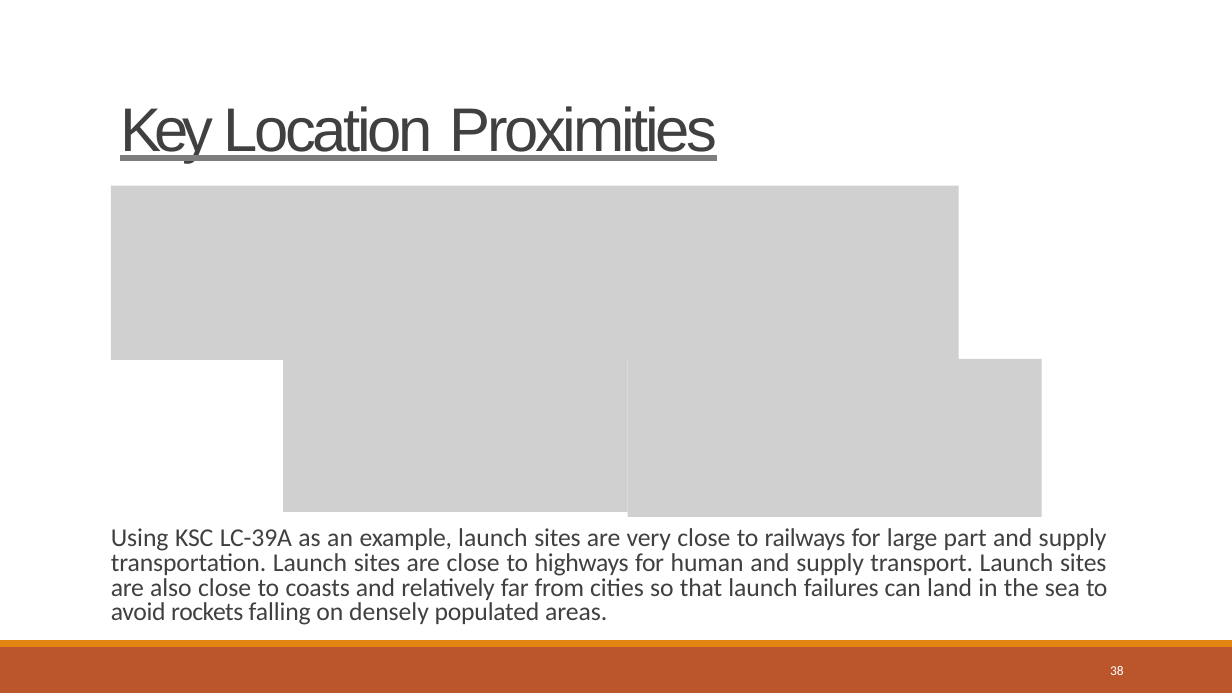
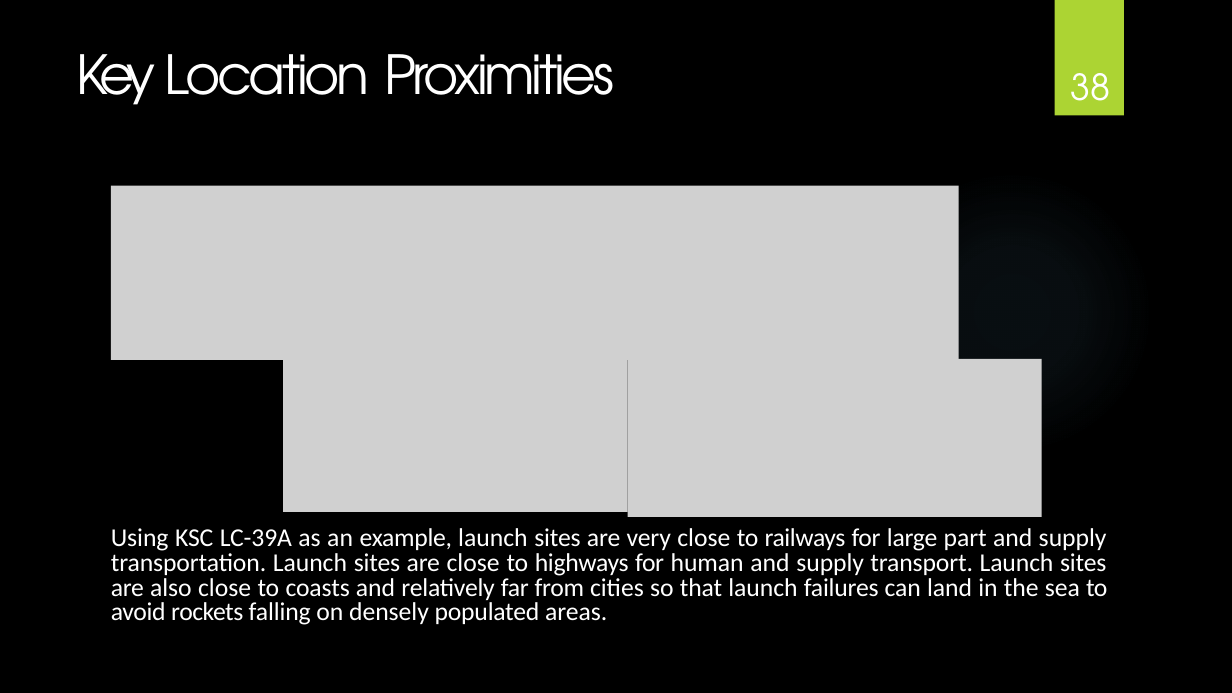
Before and after one commit to Ayyodeji/Applied_Data_Science_Capstone, a slide deck: slide 38 of Week 5 Present Your Data-Driven Insights/Data Science Journey.pptx. Drawn at 1232x693 pixels with LibreOffice and Linux fonts; fonts in the diff are those of the drawing; grey boxes stand for pictures; background and template pictures are left out. Boxes give left, top, right and bottom in pixels: in the first picture for what was removed or moved away, otherwise in the second. Text is boxed around its words. In the diff, an @@ line names an element or a change of style, - is before the commit and + after.

```diff
--- a/Week 5 Present Your Data-Driven Insights/Data Science Journey.pptx
+++ b/Week 5 Present Your Data-Driven Insights/Data Science Journey.pptx
@@ background #FFFFFF to picture (left out) @@
@@ title "Key Location Proximities" moved from (x1=120, y1=106, x2=718, y2=163) to (x1=77, y1=54, x2=614, y2=105) @@
@@ title "Key Location Proximities" at (x1=77, y1=54, x2=614, y2=105): size 48 to 42 pt, font Arial to TeX Gyre Adventor, text colour #404040 to #FFFFFF, underline off @@
@@ rectangle added at (x1=1055, y1=0, x2=1124, y2=116), fill #ACD433 @@
@@ page number moved from (x1=1110, y1=666, x2=1124, y2=675) to (x1=1070, y1=73, x2=1110, y2=117) @@
@@ page number at (x1=1070, y1=73, x2=1110, y2=117): size 10.5 to 28 pt, font Calibri to TeX Gyre Adventor; alignment left to centre; vertical alignment top to bottom @@
@@ ellipse added at (x1=870, y1=169, x2=1154, y2=454), fill gradient #7AC4F0 @@
@@ text "Using KSC LC-39A as an ..." at (x1=111, y1=528, x2=1107, y2=625): text colour #404040 to #FFFFFF @@
@@ freeform shape removed at (x1=0, y1=647, x2=1232, y2=693) @@
@@ freeform shape removed at (x1=0, y1=640, x2=1232, y2=647) @@
```
Also in this commit, not shown: 45 other slides changed, 1 slide removed, 1 other file.
